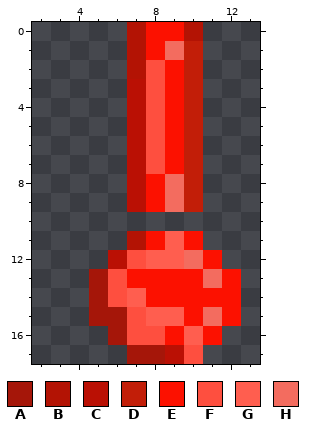
Pixel-art sprite: media/ui/traits/trait_AT_Exclaimer.png. The first picture shows the starting point.
The file is 18x18 pixels. Shown: x 2..13, y 0..17.
Palette (. is transparent): A #a51609  B #b31304  C #ba1004  D #c21e08  E #fc1100  F #fe4f3f  G #ff5e4f  H #f36c5f
Pixels before, first column x 5:
 0 ..BEEB..
 1 ..BEHD..
 2 ..BFED..
 3 ..CFED..
 4 ..CFED..
 5 ..CFED..
 6 ..CFED..
 7 ..CFED..
 8 ..CEHD..
 9 ..CEHD..
10 ........
11 ..BEGE..
12 .CFGGHE.
13 AFEEEEHE
14 AFGEEEEE
15 AAFGGEHE
16 .AFFEGE.
17 ..AACF..
The result:
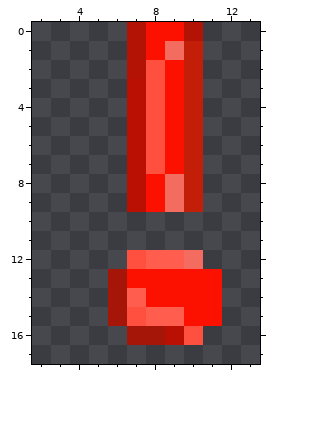
The author wrote: new symbols from RadicallyRiley
Change:
Changed rows in their new state; - is an unchanged pixel.
first column x 5:
11 --....--
12 -.----.-
13 .A----E.
14 .A-----.
15 .-----E.
16 -.AACF.-
17 --....--
Boxes around the changes in both pictures, in picture pixels (x1, y1, x2, y2):
changed: (89, 231, 241, 364)
